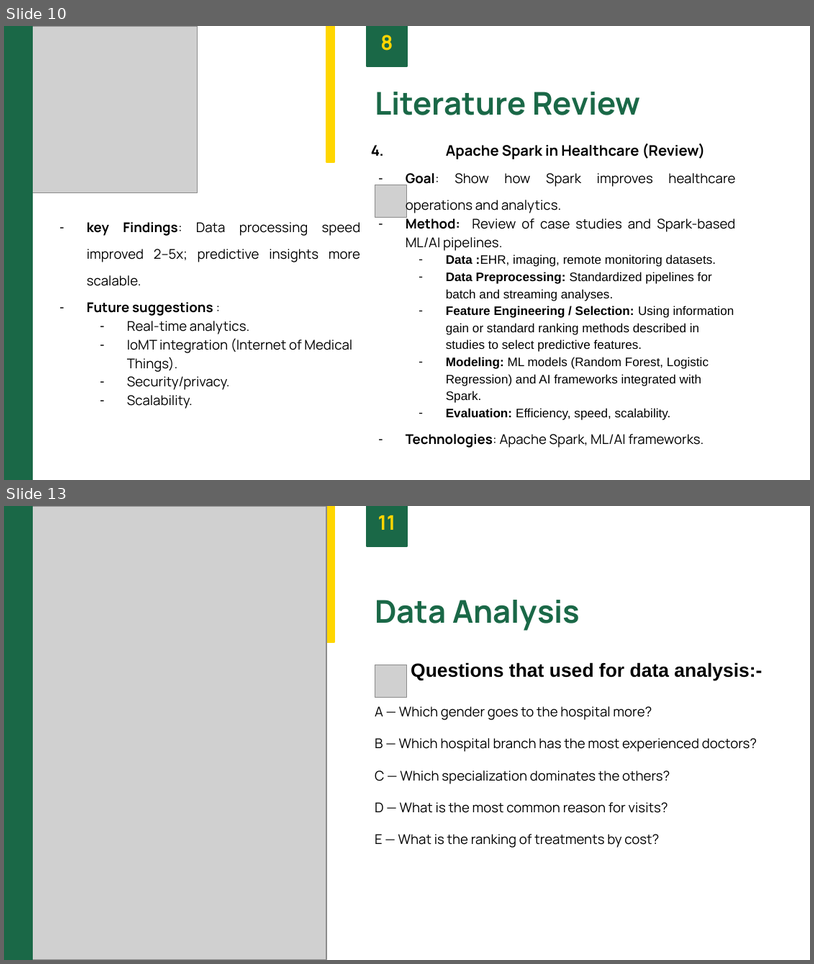
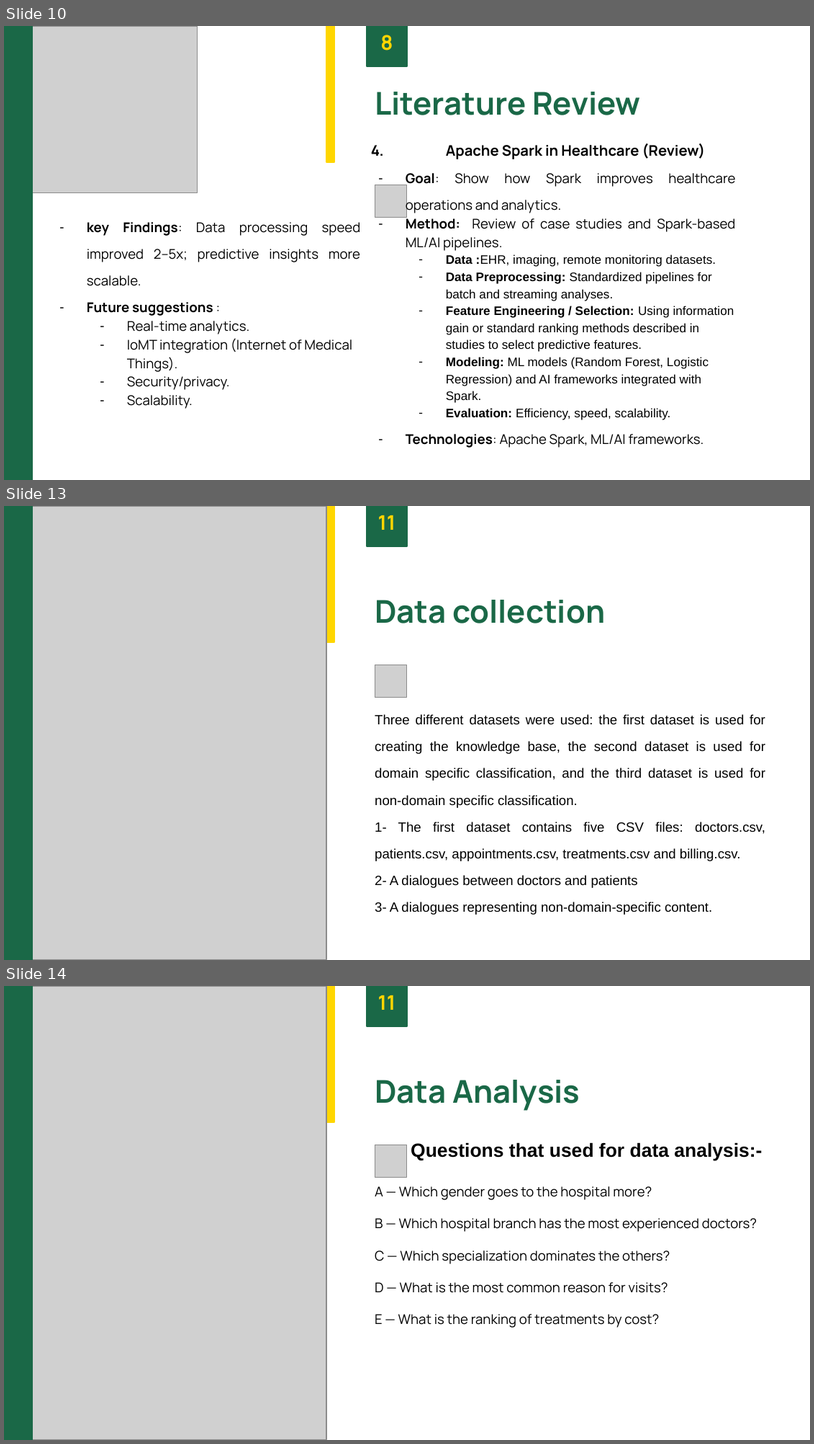
Before and after one commit to be-great/Big_Data_Analytics_in_Healthcare, a slide deck: Bigdata.pptx. Shown one above the other, each under a label of ours: slides 10 and 13 before the commit, slides 10, 13 and 14 after it; the slides between them are not shown. The pictures are 814x964 and 814x1444 pixels, drawn with LibreOffice and Linux fonts; fonts in the diff are those of the drawing; grey boxes stand for pictures. Boxes give left, top, right and bottom in pixels: in the first picture for what was removed or moved away, otherwise in the second. Text is boxed around its words. In the diff, an @@ line names an element or a change of style, - is before the commit and + after.

```diff
--- a/Bigdata.pptx
+++ b/Bigdata.pptx
@@ slide 13 added at <box>4,506,810,960</box>, background #FFFFFF @@
@@ rectangle added at <box>4,506,32,959</box>, fill #1A6847, outline #1A6847 1 pt @@
@@ picture added at <box>32,506,327,959</box> @@
@@ rectangle added at <box>327,506,334,642</box>, fill #FFD600, outline #FFD600 1 pt @@
@@ rectangle added at <box>367,506,407,546</box>, fill #1A6847, outline #1A6847 1 pt @@
@@ text added at <box>378,515,396,530</box>, 18 pt, text #FFD600, bold @@
+11
@@ text added at <box>375,600,605,623</box>, 28 pt, text #1A6847, bold @@
+Data collection
@@ picture added at <box>375,665,407,697</box> @@
@@ text added at <box>375,714,766,914</box>, 12 pt, text #000000 @@
+Three different datasets were used: the first dataset is used for creating the knowledge base, the second dataset is used for domain specific classification, and the third dataset is used for non-domain specific classification.
+1- The first dataset contains five CSV files: doctors.csv, patients.csv, appointments.csv, treatments.csv and billing.csv.
+2- A dialogues between doctors and patients
+3- A dialogues representing non-domain-specific content.
@@ what was slide 13 is now slide 14 @@
```
Also in this commit, not shown: 13 slides changed, 1 other file.
